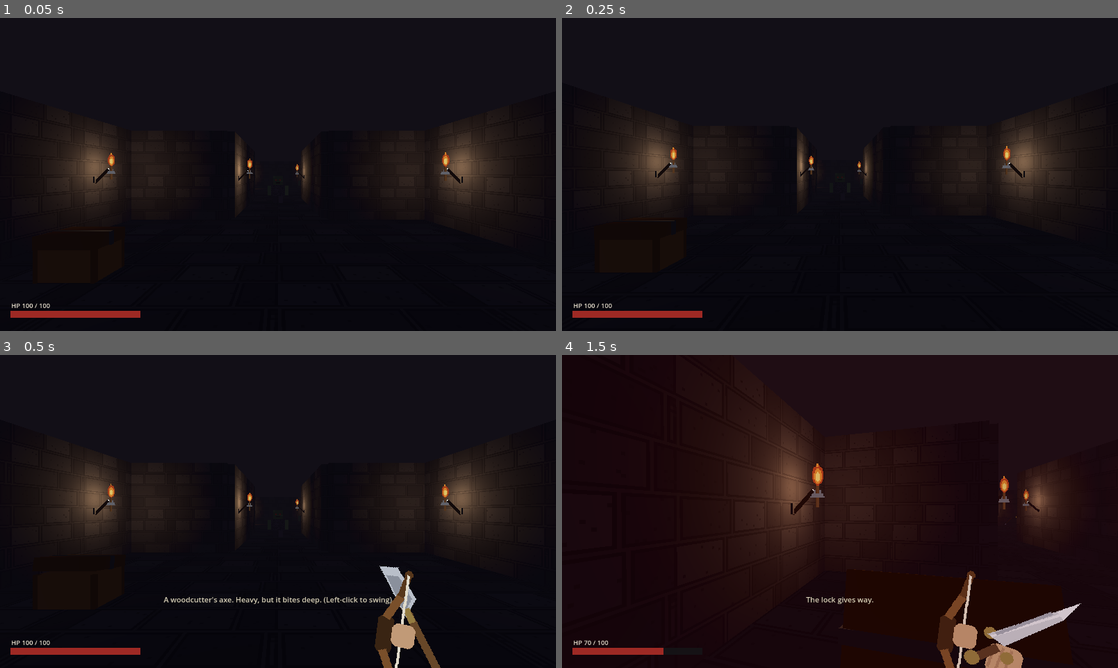
Above: before the commit, frames 1-4 (two rows, left to right).
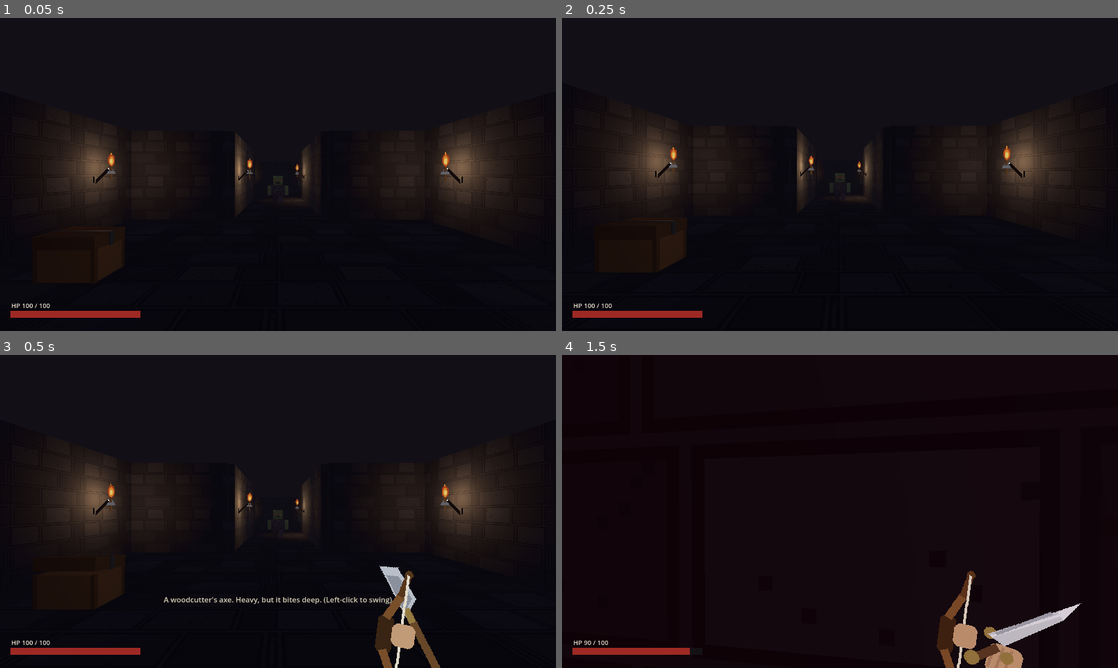
Above: after the commit, the same moments.

Repository: jjones18/Royal-Forest
Game: Godot game, scene res://tools/smoke_test.tscn
Same seed, same stepped clock (60 frames per second), same inputs: the game is played once before the commit and once after it. This scene is started directly instead of the project's main scene.
Inputs (mouse positions are in pixels of both pictures, inside the frame that each line leads up to):
- Up to frame 1 (0.05 s): no input
- Up to frame 2 (0.25 s): no input
- Up to frame 3 (0.5 s): no input
- Up to frame 4 (1.5 s): tap Enter at 0.5 s; move the mouse to (867, 511) at 0.52 s; press the mouse at (867, 511) at 0.53 s; hold W (move_forward) from 0.53 s (still down); tap E (interact) at 0.8, 1.35 s; move the mouse to (812, 511) at 1.27 s; release the mouse at (812, 511) at 1.28 s

The runs differ from the first frame. In frame 1, less than 0.1% of the frame differs, in the area x 49-55%, y 50-59%; in frame 2, less than 0.1%; in frame 3, less than 0.1%; in frame 4, 11%, in the area x 4-92%, y 8-96%.

Commit message:
Round-1 review fixes: lights, buried torches, stealth-wake, polish
Subagent code-review findings addressed:
- main.gd: LIGHTS table was declared but never built; rooms relied on
  torches alone. New _build_lights() adds soft shadowless fill per room.
- main.gd: both B->C corridor torches and room-B side torches were
  embedded inside wall slabs (light fully occluded, flames invisible).
  Moved to inner wall faces / clear z.
- sprite_enemy.gd: taking damage now wakes an IDLE enemy (hunts from_pos)
  — bow sniping no longer leaves enemies comatose.
- sprite_enemy.gd: red-flash tween killed on death so it can't fight the
  corpse fade; gravity applied in CHASE (no more floor hover).
- game_state.gd: reset() clears _invuln (no i-frames into a fresh run).
- locked_door.gd: collision disabled on unlock so the sliding door can't
  sweep a player standing in the doorway.
- smoke_test.gd: strict all-enemies LOS assertion, melee whiff test,
  i-frame repeat-hit test; HP normalized before damage-flow checks.
  22/22 PASS headless.

Diff:
--- a/scripts/game_state.gd
+++ b/scripts/game_state.gd
@@ -32,6 +32,7 @@
 	has_key = false
 	dead = false
 	game_won = false
+	_invuln = 0.0   # don't carry i-frames into a fresh run
 
 
 func take_damage(amount: int) -> void:
--- a/scripts/locked_door.gd
+++ b/scripts/locked_door.gd
@@ -18,6 +18,12 @@
 	if GameState.has_key:
 		opened = true
 		GameState.say("The lock gives way.")
+		# visuals slide up; collision drops immediately so the opening door
+		# can't sweep a player standing in the doorway
+		set_deferred("collision_layer", 0)
+		for c in get_children():
+			if c is CollisionShape3D:
+				c.set_deferred("disabled", true)
 		var tw := create_tween()
 		tw.tween_property(self, "position:y", position.y + 2.6, 1.2)\
 				.set_trans(Tween.TRANS_QUAD).set_ease(Tween.EASE_IN_OUT)
--- a/scripts/main.gd
+++ b/scripts/main.gd
@@ -47,12 +47,12 @@
 	[-5.7, 13.0, -90.0], [5.7, 13.0, 90.0],
 	# corridor A->B (walls at x = +/-2)
 	[-1.75, 3.0, -90.0], [1.75, -2.0, 90.0],
-	# room B (west/east walls x = +/-8, north wall z = -16)
-	[-7.7, -4.0, -90.0], [7.7, -4.0, 90.0],
+	# room B — side walls clear of the south-wall slab seam
+	[-7.7, -6.5, -90.0], [7.7, -6.5, 90.0],
 	[-4.0, -15.7, 180.0], [4.0, -15.7, 180.0],
 	[7.7, -12.0, 90.0],
-	# corridor B->C (walls at z = -12 and z = -8)
-	[-10.0, -11.7, 180.0], [-12.0, -8.3, 0.0],
+	# corridor B->C (inner faces of the z=-12 and z=-8 wall slabs)
+	[-10.0, -11.2, 180.0], [-12.0, -8.8, 0.0],
 	# room C shrine (walls at x = -22 and x = -14)
 	[-21.7, -12.5, -90.0], [-13.7, -12.5, 90.0],
 	[-21.7, -7.5, -90.0], [-13.7, -7.5, 90.0],
@@ -75,6 +75,7 @@
 
 func _ready() -> void:
 	_build_environment()
+	_build_lights()
 	_build_floor()
 	for w in WALLS:
 		_wall(w[0], w[1], w[2], w[3])
@@ -83,6 +84,19 @@
 	_build_enemies()
 	_build_player()
 	_build_hud()
+
+
+func _build_lights() -> void:
+	# soft fill lights from the LIGHTS table — keep energy low so torches
+	# stay the primary light source
+	for l in LIGHTS:
+		var light := OmniLight3D.new()
+		light.position = Vector3(l[0], 2.2, l[1])
+		light.light_energy = l[2] * 0.5
+		light.omni_range = 6.0
+		light.light_color = Color(0.9, 0.85, 0.8)
+		light.shadow_enabled = false   # cheap fill; torches cast the shadows
+		add_child(light)
 
 
 # -------------------------------------------------------------------- torches
--- a/scripts/sprite_enemy.gd
+++ b/scripts/sprite_enemy.gd
@@ -31,6 +31,7 @@
 var _memory := 0.0               # seconds of hunt left after losing sight
 var _last_known := Vector3.ZERO
 var _pending_knockback := Vector3.ZERO   # applied next physics tick (signal-safe)
+var _flash_tw: Tween                     # red-flash tween, killed on death
 
 
 func _ready() -> void:
@@ -106,6 +107,7 @@
 					state = State.IDLE   # reached where you were; give up
 					return
 				var dir := to_t.normalized()
+				velocity.y -= 14.0 * delta   # gravity — stay glued to the floor
 				velocity.x = dir.x * move_speed
 				velocity.z = dir.z * move_speed
 				move_and_slide()
@@ -189,10 +191,17 @@
 	if state == State.DEAD:
 		return
 	hp -= amount
-	# red flash
+	# being hit wakes it up, even from full stealth (arrow from beyond sight)
+	if state == State.IDLE:
+		state = State.CHASE
+		_sees_player = false
+		_memory = memory_time
+		_last_known = from_pos
+		GameState.say("")
+	# red flash (store the tween so a killing blow can't fight the death fade)
 	_sprite.modulate = Color(1, 0.25, 0.25)
-	var tw := create_tween()
-	tw.tween_property(_sprite, "modulate", Color.WHITE, 0.22)
+	_flash_tw = create_tween()
+	_flash_tw.tween_property(_sprite, "modulate", Color.WHITE, 0.22)
 	# knockback away from the player — queued and applied next physics tick
 	# through move_and_collide(), so walls stop it (no more clipping through)
 	var push := global_position - from_pos
@@ -208,6 +217,8 @@
 	set_physics_process(false)
 	collision_layer = 0
 	collision_mask = 1
+	if _flash_tw != null and _flash_tw.is_valid():
+		_flash_tw.kill()   # stop the flash from fighting the death fade
 	enemy_died.emit()
 	var tw := create_tween()
 	tw.tween_property(_sprite, "modulate:a", 0.0, 0.7)
--- a/tools/smoke_test.gd
+++ b/tools/smoke_test.gd
@@ -52,16 +52,23 @@
 		await get_tree().physics_frame
 	var enemies := get_tree().get_nodes_in_group("enemies")
 	check("enemies spawned", enemies.size() == 4)
-	# --- LOS: an enemy with a wall between it and the player must NOT aggro ---
+	# --- LOS: EVERY distant enemy must stay idle behind walls (strict) ---
 	if enemies.size() > 0:
+		# neutralize any aggro picked up while the suite passed through room B,
+		# so we measure pure wall-blocking from a clean IDLE slate
+		for e in enemies:
+			if is_instance_valid(e):
+				e.state = e.State.IDLE
+				e._memory = 0.0
 		player.global_position = Vector3(0, 0.2, 13)   # spawn room
 		for i in 5:
 			await get_tree().physics_frame
-		var wall_blocked := false
+		var all_idle := true
 		for e in enemies:
 			if is_instance_valid(e) and e.global_position.distance_to(player.global_position) > 20.0:
-				wall_blocked = e.state == e.State.IDLE or wall_blocked
-		check("enemy behind walls stays idle", wall_blocked)
+				if e.state != e.State.IDLE:
+					all_idle = false
+		check("enemy behind walls stays idle", all_idle)
 	if enemies.size() > 0:
 		var foe: Node = null
 		for e in enemies:
@@ -119,6 +126,26 @@
 		check("melee hit damages enemy", not is_instance_valid(foe_m) \
 				or foe_m.hp < hp_before_m or foe_m.state == foe_m.State.DEAD)
 
+	# --- melee whiff: out of reach must not damage ---
+	if enemies2.size() > 0:
+		var foe_w: Node = enemies2[1] if enemies2.size() > 1 else enemies2[0]
+		if is_instance_valid(foe_w):
+			# stand well beyond the sword's 3.5 m reach
+			player.global_position = foe_w.global_position + Vector3(0, 0.2, 8.0)
+			for i in 5:
+				await get_tree().physics_frame
+			var hp_before_w: int = foe_w.hp
+			player._apply_melee_hit(Weapons.CATALOG["sword"])
+			check("melee whiff out of range", is_instance_valid(foe_w) \
+					and foe_w.hp == hp_before_w)
+
+	# --- i-frames: damage during invuln window must no-op ---
+	var hp_pre := GameState.hp
+	GameState.take_damage(10)          # starts a 0.4s invuln window
+	GameState.take_damage(10)          # same frame — must be ignored
+	check("i-frames block repeat hits", GameState.hp == hp_pre - 10)
+	await get_tree().create_timer(0.5).timeout
+
 	# --- door locked without key ---
 	GameState.has_key = false
 	var door: Node3D = null
@@ -151,6 +178,8 @@
 	check("interact ray sees chest", seen != null and seen.has_method("interact"))
 
 	# --- damage & death flow ---
+	GameState.hp = GameState.MAX_HP   # normalize (earlier tests spent HP)
+	GameState._invuln = 0.0
 	GameState.take_damage(30)
 	check("damage reduces hp", GameState.hp == GameState.MAX_HP - 30)
 	await get_tree().create_timer(0.5).timeout   # past the i-frame window
